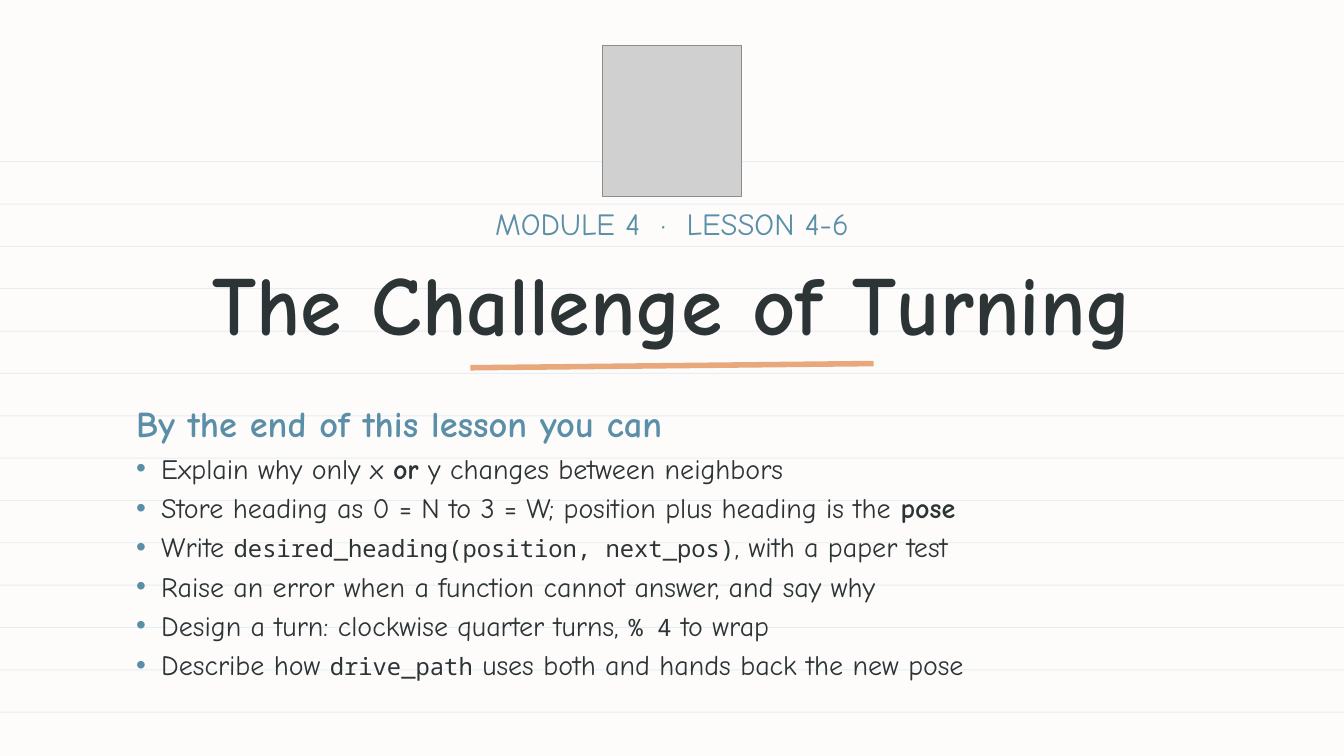
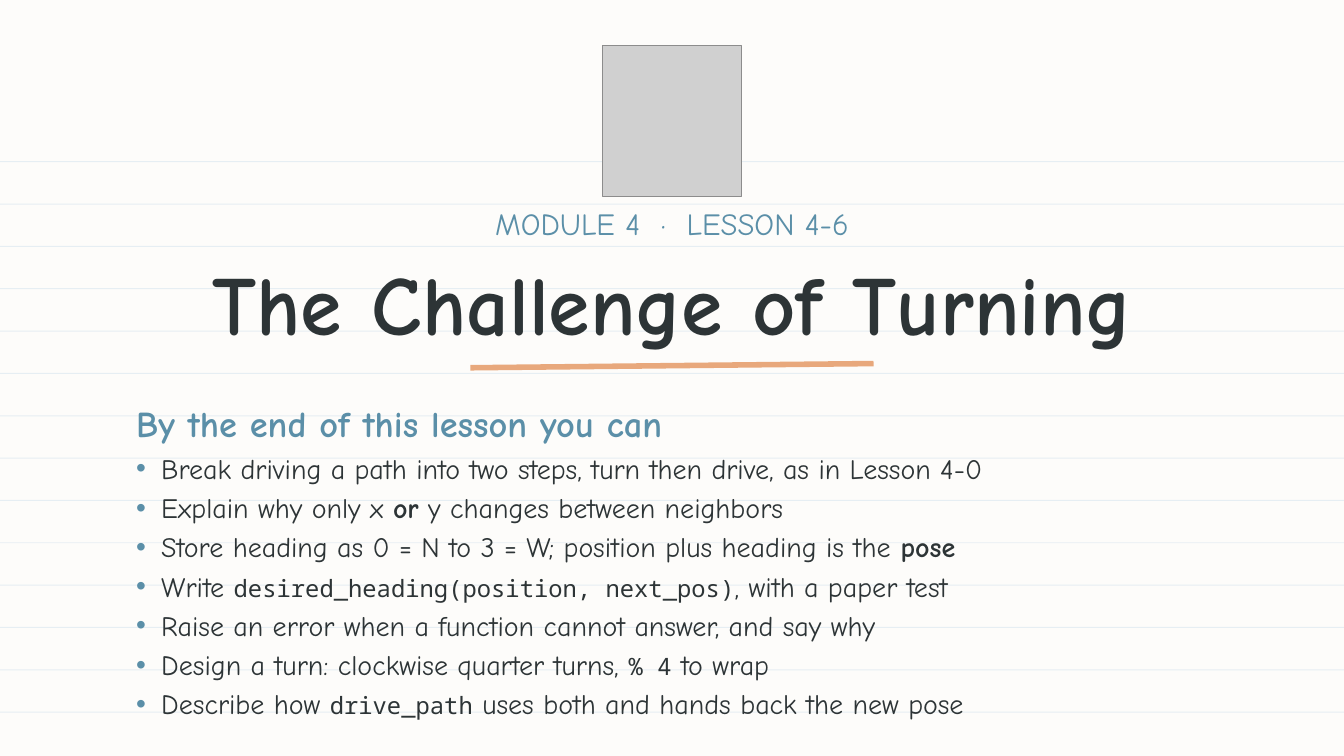
Before and after one commit to bradamiller/LearningPython, a slide deck: slide 1 of static/slides/module-04-manhattan/module-4-lesson-06-the-challenge-of-turning.pptx. Drawn at 1344x756 pixels with LibreOffice and Linux fonts; fonts in the diff are those of the drawing; grey boxes stand for pictures. Boxes give left, top, right and bottom in pixels: in the first picture for what was removed or moved away, otherwise in the second. Text is boxed around its words. In the diff, an @@ line names an element or a change of style, - is before the commit and + after.

```diff
--- a/static/slides/module-04-manhattan/module-4-lesson-06-the-challenge-of-turning.pptx
+++ b/static/slides/module-04-manhattan/module-4-lesson-06-the-challenge-of-turning.pptx
@@ text at (161,460,982,485): paragraph added @@
+• Break driving a path into two steps, turn then drive, as in Lesson 4-0
```
Also in this commit, not shown: 1 other slide changed, 1 slide removed, 5 other files.
